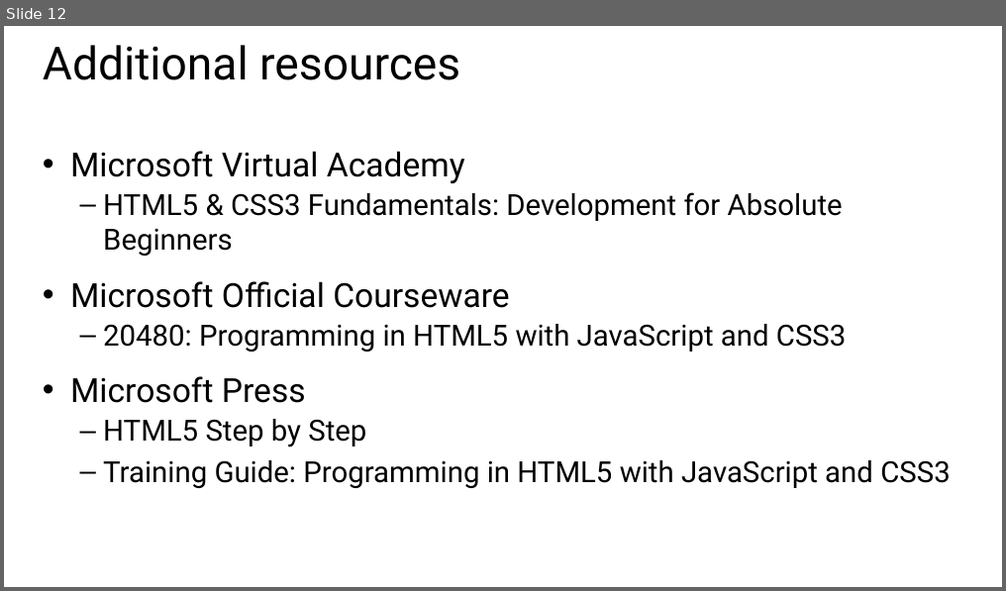
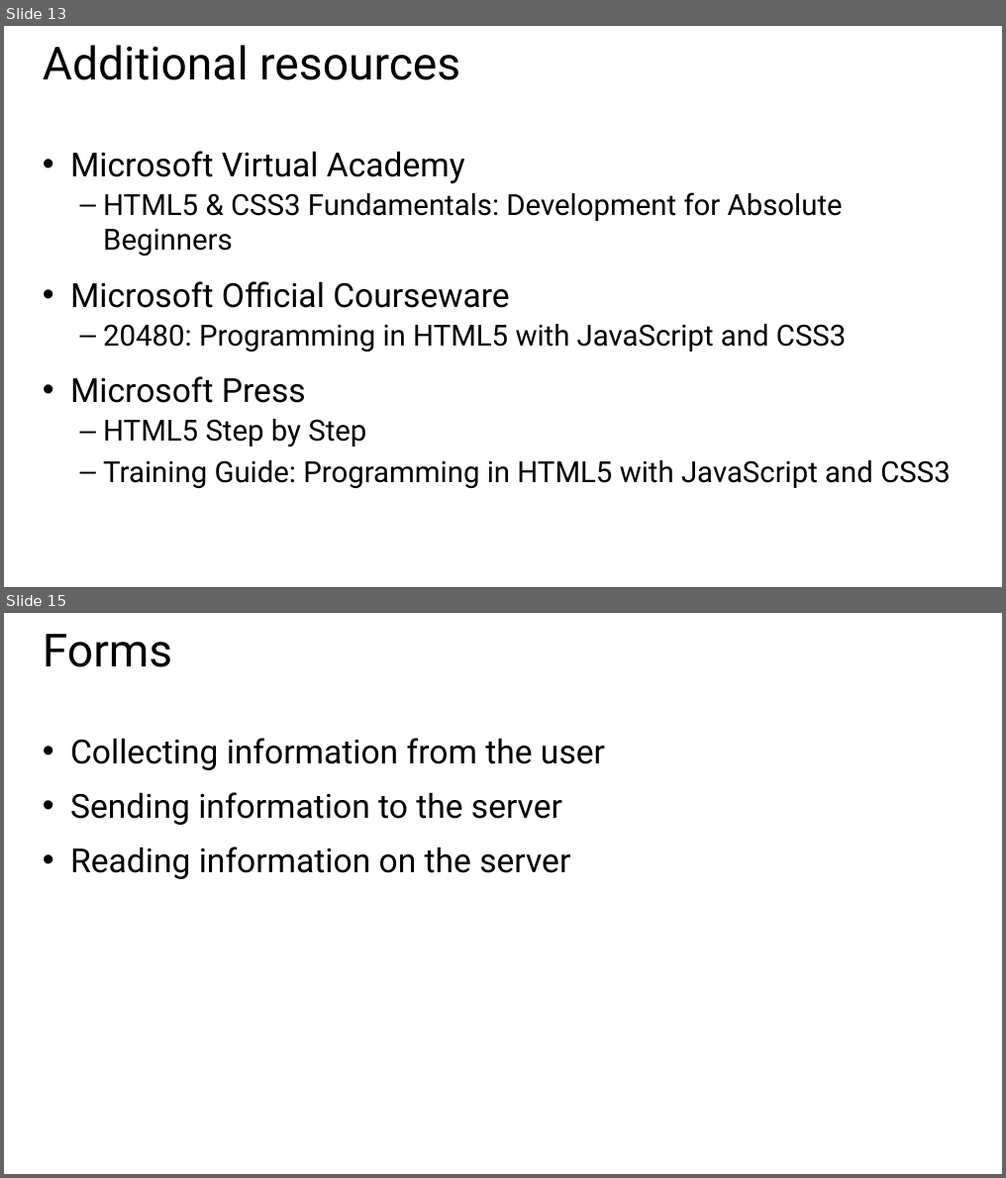
Before and after one commit to GeekTrainer/Flask, a slide deck: Slides/Module 3 - Creating an interface.pptx. Shown one above the other, each under a label of ours: slide 12 before the commit, slides 13 and 15 after it; the slides between them are not shown. The pictures are 1006x591 and 1006x1178 pixels, drawn with LibreOffice and Linux fonts; fonts in the diff are those of the drawing. Boxes give left, top, right and bottom in pixels: in the first picture for what was removed or moved away, otherwise in the second. Text is boxed around its words. In the diff, an @@ line names an element or a change of style, - is before the commit and + after.

```diff
--- a/Slides/Module 3 - Creating an interface.pptx
+++ b/Slides/Module 3 - Creating an interface.pptx
@@ slide 15 added at <box>4,613,1002,1174</box>, background #FFFFFF @@
@@ title added at <box>43,634,172,667</box>, 44 pt, text #000000 @@
+Forms
@@ text added at <box>70,738,605,879</box>, 32 pt, text #000000 @@
+• Collecting information from the user
+• Sending information to the server
+• Reading information on the server
@@ what was slide 12 is now slide 13 @@
```
Also in this commit, not shown: 1 slide changed, 14 other slides added, 3 other files.
